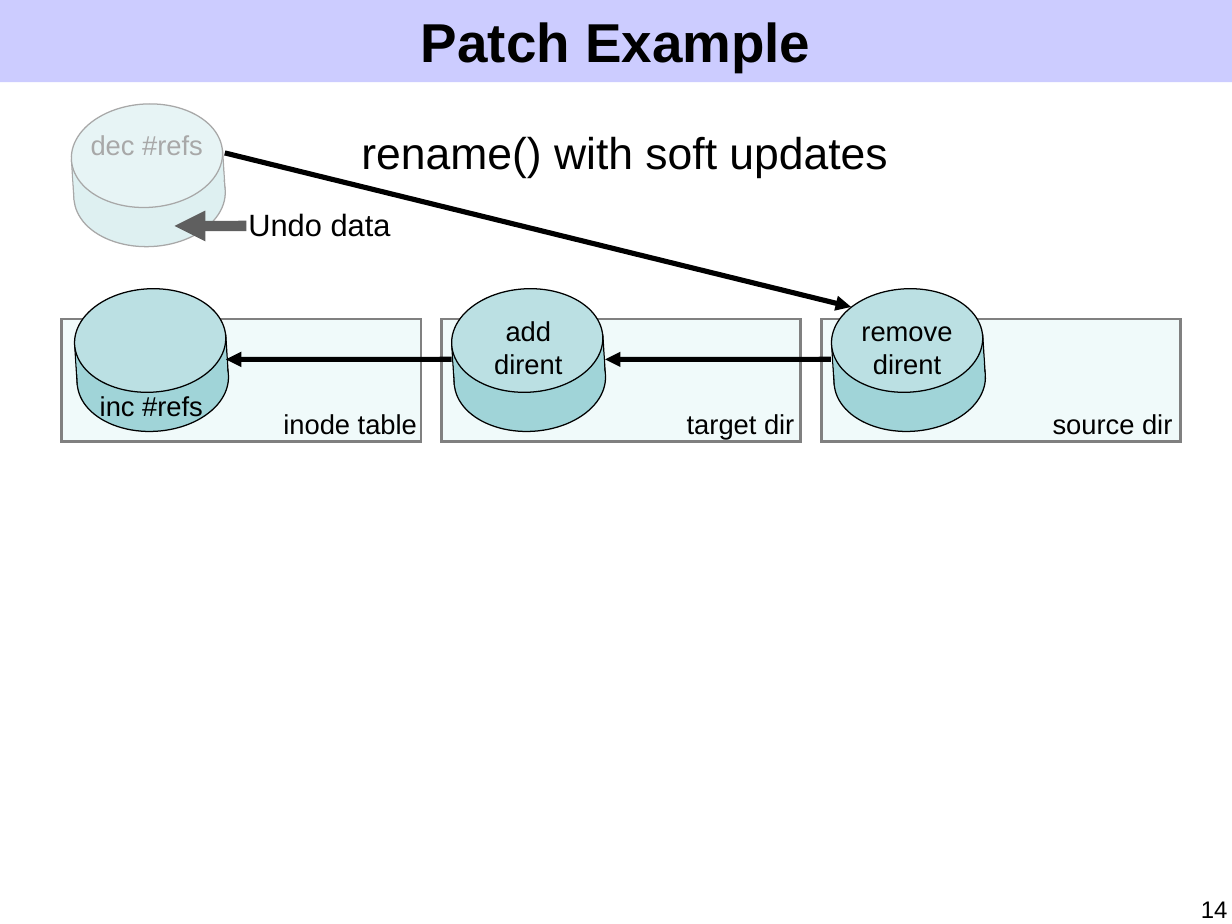
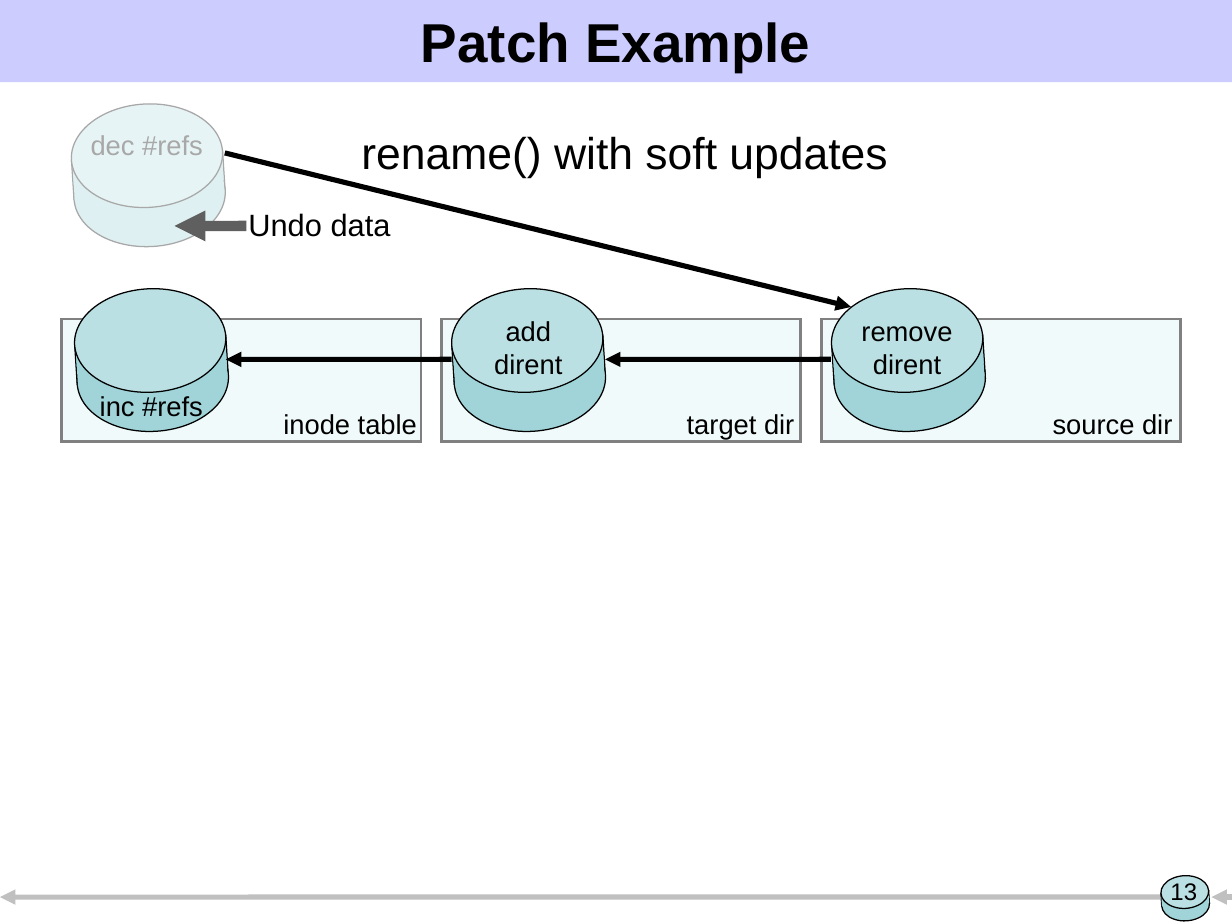
Before and after one commit to ucla-readable/fstitch-doc, a slide deck: slide 13 of sosp/pres.ppt (slide 14 before the commit). Drawn at 1232x924 pixels with LibreOffice and Linux fonts; fonts in the diff are those of the drawing. Boxes give left, top, right and bottom in pixels: in the first picture for what was removed or moved away, otherwise in the second. Text is boxed around its words. In the diff, an @@ line names an element or a change of style, - is before the commit and + after.

```diff
--- a/sosp/pres.ppt
+++ b/sosp/pres.ppt
@@ arrow added from (1161, 897) to (0, 897), #C0C0C0 3 pt @@
@@ group added at box(1160, 875, 1211, 923): 2 rectangles, 2 ellipses @@
@@ page number added at box(1170, 883, 1197, 906), 14 pt, text #000000 @@
+13
@@ arrow added from (1232, 897) to (1211, 897), #C0C0C0 3 pt @@
@@ page number removed at box(1201, 901, 1228, 918) @@
-14
```
Also in this commit, not shown: 41 other slides changed, 7 slides added, 6 slides removed.
